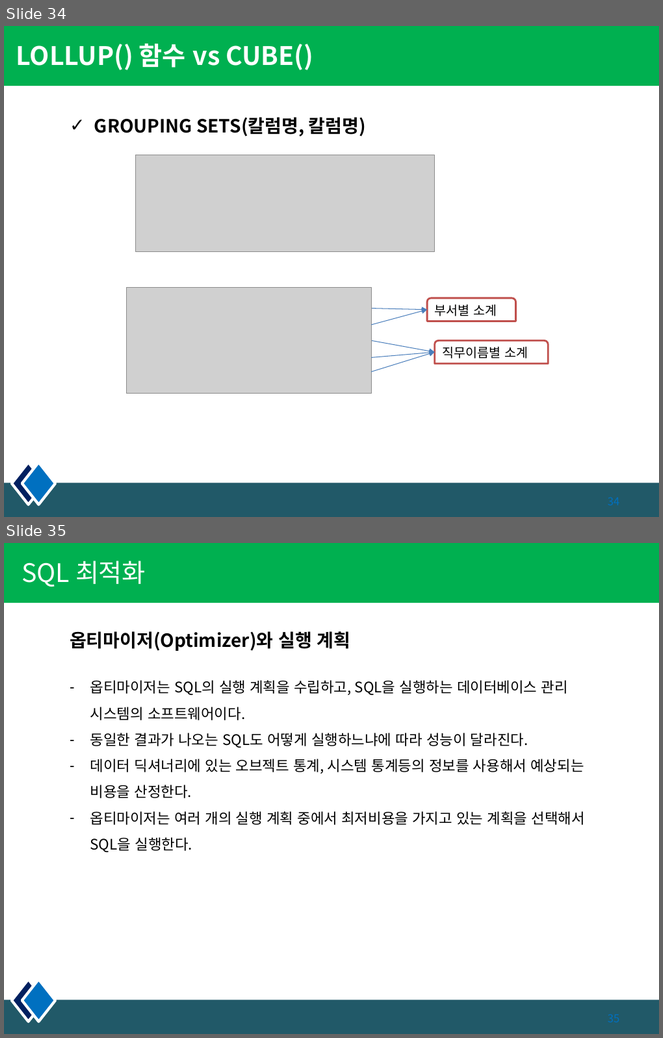
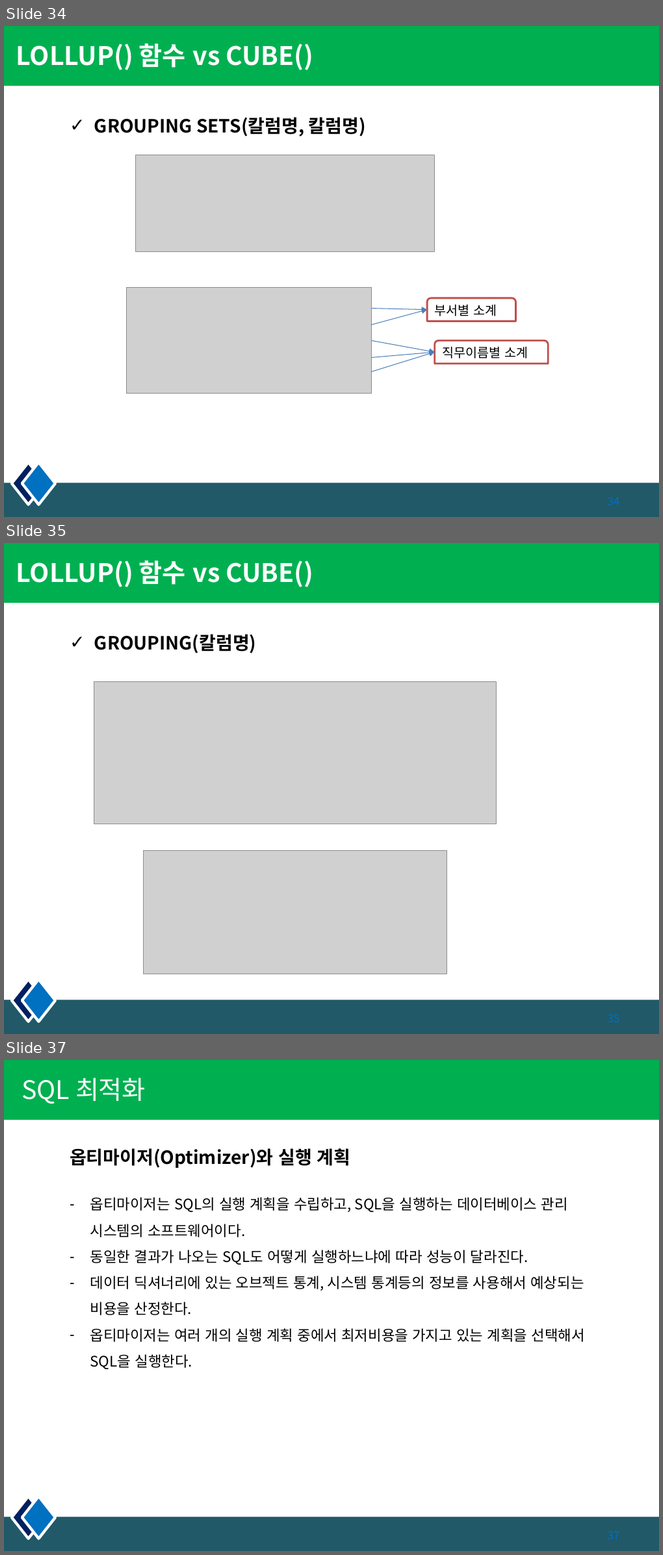
Before and after one commit to pshho/ngreen_project, a slide deck: sqlWorks/자료/db_ppt/5장. 함수.pptx. Shown one above the other, each under a label of ours: slides 34 and 35 before the commit, slides 34, 35 and 37 after it; the slides between them are not shown. The pictures are 663x1038 and 663x1555 pixels, drawn with LibreOffice and Linux fonts; fonts in the diff are those of the drawing; grey boxes stand for pictures. Boxes give left, top, right and bottom in pixels: in the first picture for what was removed or moved away, otherwise in the second. Text is boxed around its words. In the diff, an @@ line names an element or a change of style, - is before the commit and + after.

```diff
--- a/sqlWorks/자료/db_ppt/5장. 함수.pptx
+++ b/sqlWorks/자료/db_ppt/5장. 함수.pptx
@@ slide 35 added at (4,543,659,1034), background #FFFFFF; not listed: 4 template elements that a slide beside it also shows @@
@@ title added at (16,561,314,587), 28 pt, text #FFFFFF, bold @@
+LOLLUP() 함수 vs CUBE()
@@ text added at (94,634,257,653), 20 pt, text #000000, bold @@
+✓ GROUPING(칼럼명)
@@ picture added at (94,682,497,824) @@
@@ picture added at (144,850,447,974) @@
@@ what was slide 35 is now slide 37 @@
```
Also in this commit, not shown: 1 slide changed, 1 other slide added, 36 other files.
